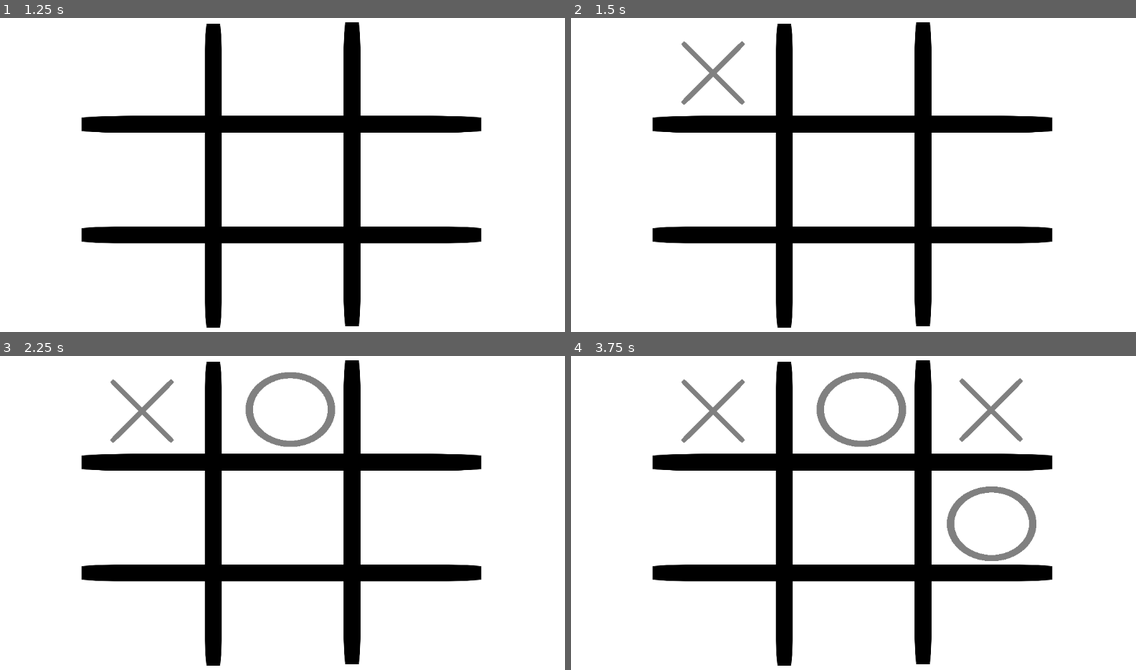
Above: before the commit, frames 1-4 (two rows, left to right).
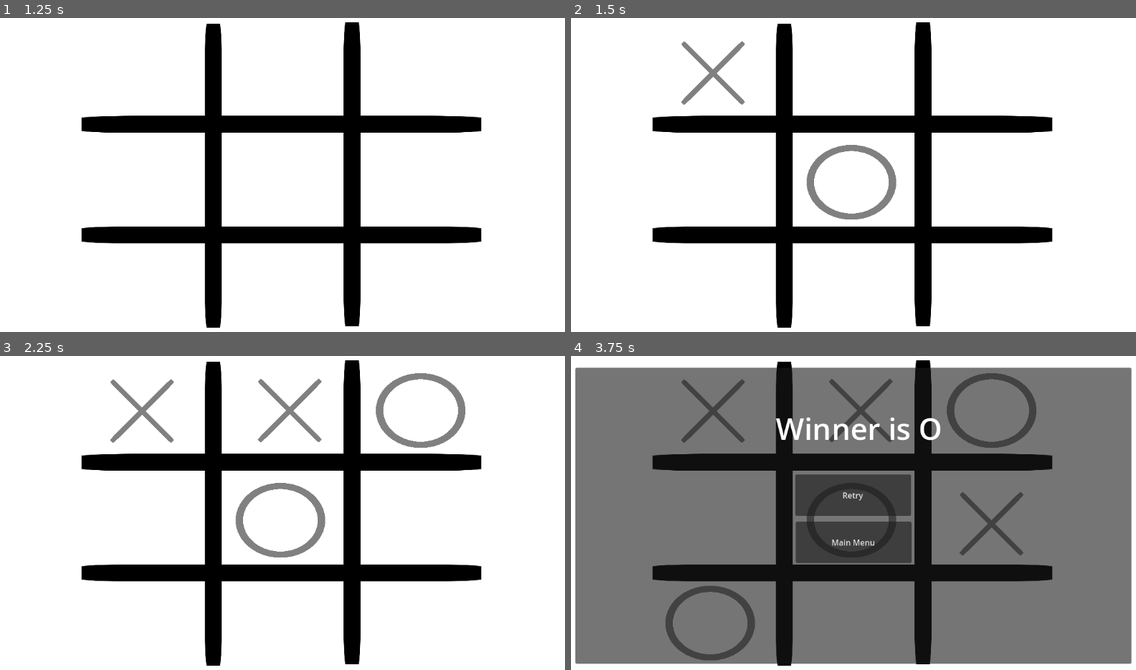
Above: after the commit, the same moments.

Repository: im-shashank/Tick-Tack-Toe
Game: Godot game, scene res://scenes/start_menu.tscn
Two runs of this game, one before a commit and one after it. Both use one fixed random seed, a clock stepped at 60 frames per second and the inputs below. The engine's default icon, where the game draws it, is replaced by a stand-in: a white triangle on a blue panel in a dark square.
Inputs (mouse positions are in pixels of both pictures, inside the frame that each line leads up to):
- Up to frame 1 (1.25 s): click "Single player" at 0.5 s
- Up to frame 2 (1.5 s): click (712, 71) at 1.25 s
- Up to frame 3 (2.25 s): click (282, 409) at 2 s
- Up to frame 4 (3.75 s): click (994, 409) at 2.75 s; click (994, 516) at 3.5 s

Frame 1 is identical in both runs. In frame 2, 0.9% of the frame differs, in the area x 41-58%, y 40-65%; in frame 3, 3.2%; in frame 4, 79%, in the area x 0-100%, y 3-99%.

Commit message:
Complete single player logic added :)

Diff:
--- a/scenes/scripts/SinglePlayer.gd
+++ b/scenes/scripts/SinglePlayer.gd
@@ -1,12 +1,12 @@
 extends Node2D
 
 var playerChoice = "X"
+var computerChoice = "O"
 var winner = ""
 @onready var x = get_node("X")
 @onready var o = get_node("O")
 @onready var turn = 0;
 @onready var currentTurn = "x"
-@onready var currentButtonPressed = ""
 
 # A 2-D array representation of the playing grid
 @onready var grid = [
@@ -14,6 +14,18 @@
 	["", "", ""],
 	["", "", ""]
 ]
+
+@onready var buttonMap = {
+	0: [0, 0],
+	1: [0, 1],
+	2: [0, 2],
+	3: [1, 2],
+	4: [1, 1],
+	5: [1, 0],
+	6: [2, 0],
+	7: [2, 1],
+	8: [2, 2]
+}
 
 # Called when the node enters the scene tree for the first time.
 func _ready() -> void:
@@ -54,7 +66,6 @@
 func checkPlayerWinningMove():
 	var winningMoves: Array = []
 	#check if the winning move is in a row
-	var xRowCount: int = 0
 	for n in 3:
 		if (((grid[n][0] == grid[n][1]) && (grid[n][0] == playerChoice && grid[n][1] == playerChoice))
 		|| ((grid[n][1] == grid[n][2]) && (grid[n][1] == playerChoice && grid[n][2] == playerChoice))
@@ -72,7 +83,6 @@
 				if grid[i][n] != playerChoice && grid[i][n] == "":
 					winningMoves.append([i, n])
 
-	#TODO: fix this part of the logic
 	#check if the winning move is in a diagonal
 	if ((((grid[0][0] == grid[1][1]) && (grid[0][0] == playerChoice && grid[1][1] == playerChoice)))
 	|| ((grid[1][1] == grid[2][2]) && (grid[1][1] == playerChoice && grid[2][2] == playerChoice))
@@ -97,172 +107,221 @@
 	return winningMoves
 
 
+#this function will calculate the winning move for computer
+func checkComputerWinningMove():
+	var winningMoves: Array = []
+
+	#check if the winning move is in a row
+	for n in 3:
+		if (((grid[n][0] == grid[n][1]) && (grid[n][0] == computerChoice && grid[n][1] == computerChoice))
+		|| ((grid[n][1] == grid[n][2]) && (grid[n][1] == computerChoice && grid[n][2] == computerChoice))
+		|| ((grid[n][0] == grid[n][2]) && (grid[n][0] == computerChoice && grid[n][2] == computerChoice))):
+			for i in 3:
+				if grid[n][i] != computerChoice && grid[n][i] == "":
+					winningMoves.append([n, i])
+
+	#check if the winning move is in a column
+	for n in 3:
+		if (((grid[0][n] == grid[1][n]) && (grid[0][n] == computerChoice && grid[1][n] == computerChoice))
+		|| ((grid[1][n] == grid[2][n]) && (grid[1][n] == computerChoice && grid[2][n] == computerChoice))
+		|| ((grid[0][n] == grid[2][n]) && (grid[0][n] == computerChoice && grid[2][n] == computerChoice))):
+			for i in 3:
+				if grid[i][n] != computerChoice && grid[i][n] == "":
+					winningMoves.append([i, n])
+
+	#check if the winning move is in a diagonal
+	if ((((grid[0][0] == grid[1][1]) && (grid[0][0] == computerChoice && grid[1][1] == computerChoice)))
+	|| ((grid[1][1] == grid[2][2]) && (grid[1][1] == computerChoice && grid[2][2] == computerChoice))
+	|| ((grid[0][0] == grid[2][2]) && (grid[0][0] == computerChoice && grid[2][2] == computerChoice))):
+		if grid[0][0] == "":
+			winningMoves.append([0, 0])
+		if grid[1][1] == "":
+			winningMoves.append([1, 1])
+		if grid[2][2] == "":
+			winningMoves.append([2, 2])
+
+	if ((((grid[0][2] == grid[1][1]) && (grid[0][2] == computerChoice && grid[1][1] == computerChoice)))
+	|| ((grid[1][1] == grid[2][0]) && (grid[1][1] == computerChoice && grid[2][0] == computerChoice))
+	|| ((grid[0][2] == grid[2][0]) && (grid[0][2] == computerChoice && grid[2][0] == computerChoice))):
+		if grid[0][2] == "":
+			winningMoves.append([0, 2])
+		if grid[1][1] == "":
+			winningMoves.append([1, 1])
+		if grid[2][0] == "":
+			winningMoves.append([2, 0])
+
+	return winningMoves
+
+
+#this function calculates computers next winning move
+func calculateComputerNextMove():
+	#get player winning moves
+	var playerWinningMoves: Array = checkPlayerWinningMove()
+
+	#get computer winning moves
+	var computerWinnigMoves: Array = checkComputerWinningMove()
+
+	if computerWinnigMoves != null && !computerWinnigMoves.is_empty():
+		return computerWinnigMoves
+
+	if playerWinningMoves != null && !playerWinningMoves.is_empty():
+		return playerWinningMoves
+
+	if (playerWinningMoves == null || playerWinningMoves.is_empty()) || (computerWinnigMoves == null || computerWinnigMoves.is_empty()):
+		#check if center is available
+		if grid[1][1] == "":
+			return [[1, 1]]
+
+		#check if corner is available - start#
+		if grid[0][0] == "":
+			return [[0, 0]]
+		if grid[0][2] == "":
+			return [[0, 2]]
+		if grid[2][0] == "":
+			return [[2, 0]]
+		if grid[2][2] == "":
+			return [[2, 2]]
+		#check if corner is available - end#
+
+		#check for empty space and return the first one you find
+		for i in 3:
+			for j in 3:
+				if grid[i][j] == "":
+					return [[i, j]]
+
+	#return empty array only if every other check fails
+	return []
+
+
+#this function will play computers next move
+func playCompNextMove():
+	#get next move
+	var compNextMove: Array = calculateComputerNextMove()
+	if compNextMove != null && !compNextMove.is_empty():
+		#get button index
+		var buttonIndex: int = getNextMoveButtonIndex(compNextMove)
+		var moveArray = buttonMap[buttonIndex]
+
+		#play next move
+		turn += 1
+		var oChild = o.get_child(buttonIndex)
+		oChild.visible = true
+		grid[moveArray[0]][moveArray[1]] = "O"
+		currentTurn = "x"
+
+
+#this function gets the next move button index for comp
+func getNextMoveButtonIndex(nextMove):
+	for move in nextMove:
+		for i in 9:
+			var buttonIndex: Array = buttonMap[i]
+			if buttonIndex.hash() == move.hash():
+				return i
+
+
 func _on_button_1_pressed() -> void:
-	currentButtonPressed = "1"
 	if currentTurn == "x" && grid[0][0] == "":
 		turn += 1
 		var x1 = x.get_child(0)
 		x1.visible = true
 		grid[0][0] = "X"
 		currentTurn = "o"
-		var winningMove = checkPlayerWinningMove()
-		print(winningMove)
-	elif currentTurn == "o" && grid[0][0] == "":
-		turn += 1
-		var o1 = o.get_child(0)
-		o1.visible = true
-		grid[0][0] = "O"
-		currentTurn = "x"
+		playCompNextMove()
+
 	winner = checkWinner()
 
 
 func _on_button_2_pressed() -> void:
-	currentButtonPressed = "2"
 	if currentTurn == "x" && grid[0][1] == "":
 		turn += 1
 		var x2 = x.get_child(1)
 		x2.visible = true
 		grid[0][1] = "X"
 		currentTurn = "o"
-		var winningMove = checkPlayerWinningMove()
-		print(winningMove)
-	elif currentTurn == "o" && grid[0][1] == "":
-		turn += 1
-		var o2 = o.get_child(1)
-		o2.visible = true
-		grid[0][1] = "O"
-		currentTurn = "x"
+		playCompNextMove()
+
 	winner = checkWinner()
 
 
 func _on_button_3_pressed() -> void:
-	currentButtonPressed = "3"
 	if currentTurn == "x" && grid[0][2] == "":
 		turn += 1
 		var x3 = x.get_child(2)
 		x3.visible = true
 		grid[0][2] = "X"
 		currentTurn = "o"
-		var winningMove = checkPlayerWinningMove()
-		print(winningMove)
-	elif currentTurn == "o" && grid[0][2] == "":
-		turn += 1
-		var o3 = o.get_child(2)
-		o3.visible = true
-		grid[0][2] = "O"
-		currentTurn = "x"
+		playCompNextMove()
+
 	winner = checkWinner()
 
 
 func _on_button_4_pressed() -> void:
-	currentButtonPressed = "4"
 	if currentTurn == "x" && grid[1][2] == "":
 		turn += 1
 		var x4 = x.get_child(3)
 		x4.visible = true
 		grid[1][2] = "X"
 		currentTurn = "o"
-		var winningMove = checkPlayerWinningMove()
-		print(winningMove)
-	elif currentTurn == "o" && grid[1][2] == "":
-		turn += 1
-		var o4 = o.get_child(3)
-		o4.visible = true
-		grid[1][2] = "O"
-		currentTurn = "x"
+		playCompNextMove()
+
 	winner = checkWinner()
 
 
 func _on_button_5_pressed() -> void:
-	currentButtonPressed = "5"
 	if currentTurn == "x" && grid[1][1] == "":
 		turn += 1
 		var x5 = x.get_child(4)
 		x5.visible = true
 		grid[1][1] = "X"
 		currentTurn = "o"
-		var winningMove = checkPlayerWinningMove()
-		print(winningMove)
-	elif currentTurn == "o" && grid[1][1] == "":
-		turn += 1
-		var o5 = o.get_child(4)
-		o5.visible = true
-		grid[1][1] = "O"
-		currentTurn = "x"
+		playCompNextMove()
+
 	winner = checkWinner()
 
 
 func _on_button_6_pressed() -> void:
-	currentButtonPressed = "6"
 	if currentTurn == "x" && grid[1][0] == "":
 		turn += 1
 		var x6 = x.get_child(5)
 		x6.visible = true
 		grid[1][0] = "X"
 		currentTurn = "o"
-		var winningMove = checkPlayerWinningMove()
-		print(winningMove)
-	elif currentTurn == "o" && grid[1][0] == "":
-		turn += 1
-		var o6 = o.get_child(5)
-		o6.visible = true
-		grid[1][0] = "O"
-		currentTurn = "x"
+		playCompNextMove()
+
 	winner = checkWinner()
 
 
 func _on_button_7_pressed() -> void:
-	currentButtonPressed = "7"
 	if currentTurn == "x" && grid[2][0] == "":
 		turn += 1
 		var x7 = x.get_child(6)
 		x7.visible = true
 		grid[2][0] = "X"
 		currentTurn = "o"
-		var winningMove = checkPlayerWinningMove()
-		print(winningMove)
-	elif currentTurn == "o" && grid[2][0] == "":
-		turn += 1
-		var o7 = o.get_child(6)
-		o7.visible = true
-		grid[2][0] = "O"
-		currentTurn = "x"
+		playCompNextMove()
+
 	winner = checkWinner()
 
 
 func _on_button_8_pressed() -> void:
-	currentButtonPressed = "8"
 	if currentTurn == "x" && grid[2][1] == "":
 		turn += 1
 		var x8 = x.get_child(7)
 		x8.visible = true
 		grid[2][1] = "X"
 		currentTurn = "o"
-		var winningMove = checkPlayerWinningMove()
-		print(winningMove)
-	elif currentTurn == "o" && grid[2][1] == "":
-		turn += 1
-		var o8 = o.get_child(7)
-		o8.visible = true
-		grid[2][1] = "O"
-		currentTurn = "x"
+		playCompNextMove()
+
 	winner = checkWinner()
 
 
 func _on_button_9_pressed() -> void:
-	currentButtonPressed = "9"
 	if currentTurn == "x" && grid[2][2] == "":
 		turn += 1
 		var x9 = x.get_child(8)
 		x9.visible = true
 		grid[2][2] = "X"
 		currentTurn = "o"
-		var winningMove = checkPlayerWinningMove()
-		print(winningMove)
-	elif currentTurn == "o" && grid[2][2] == "":
-		turn += 1
-		var o9 = o.get_child(8)
-		o9.visible = true
-		grid[2][2] = "O"
-		currentTurn = "x"
-	winner = checkWinner()
+		playCompNextMove()
+
+	winner = checkWinner()
